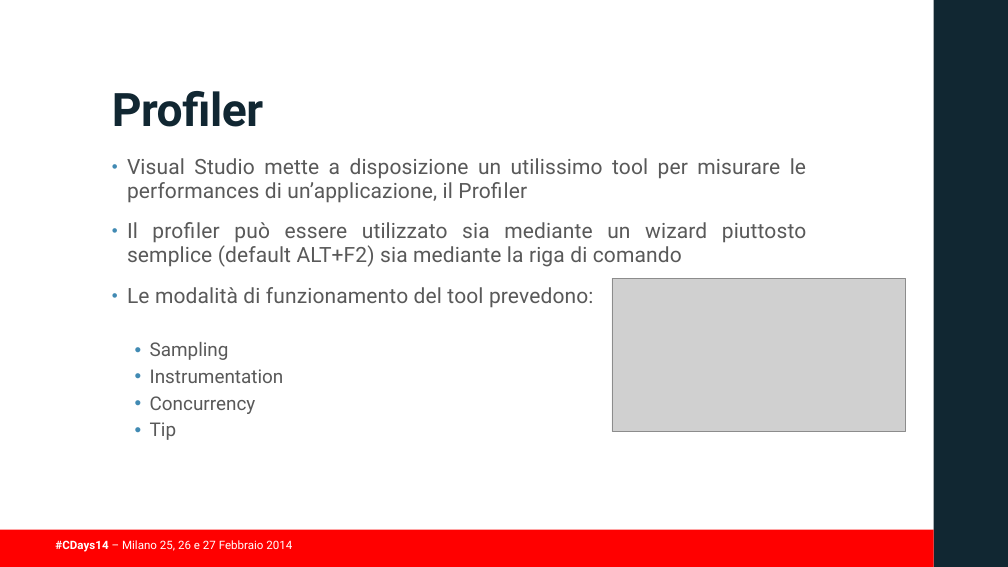
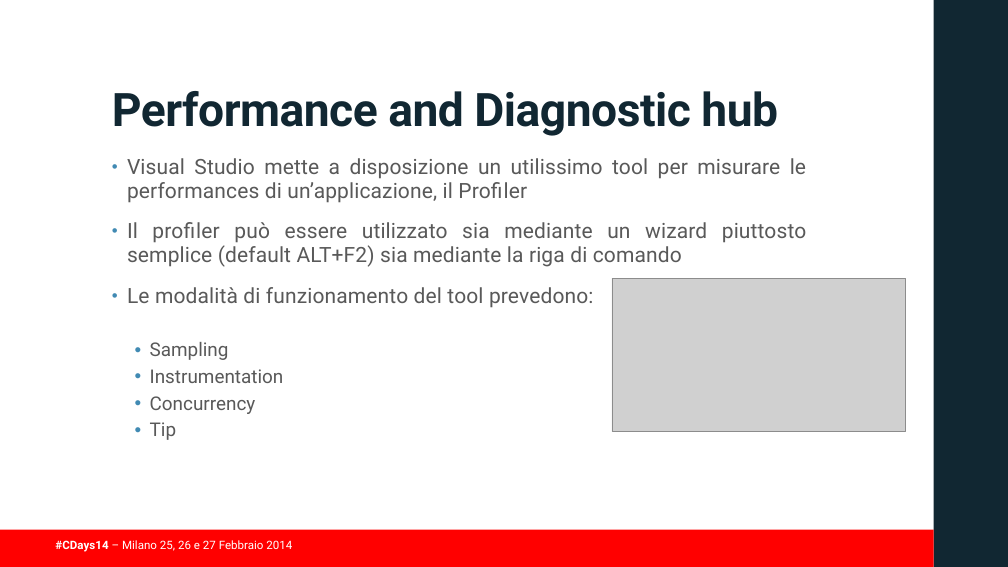
Before and after one commit to guidop/CDays14, a slide deck: slide 19 of presentazioneCDAYS2014.pptx. Drawn at 1008x567 pixels with LibreOffice and Linux fonts; fonts in the diff are those of the drawing; grey boxes stand for pictures; background and template pictures are left out. Boxes give left, top, right and bottom in pixels: in the first picture for what was removed or moved away, otherwise in the second. Text is boxed around its words. In the diff, an @@ line names an element or a change of style, - is before the commit and + after.

```diff
--- a/presentazioneCDAYS2014.pptx
+++ b/presentazioneCDAYS2014.pptx
@@ title at (x1=112, y1=91, x2=778, y2=136): text changed @@
-Profiler
+Performance and Diagnostic hub
```
Also in this commit, not shown: 1 other slide changed, 9 slides added.
